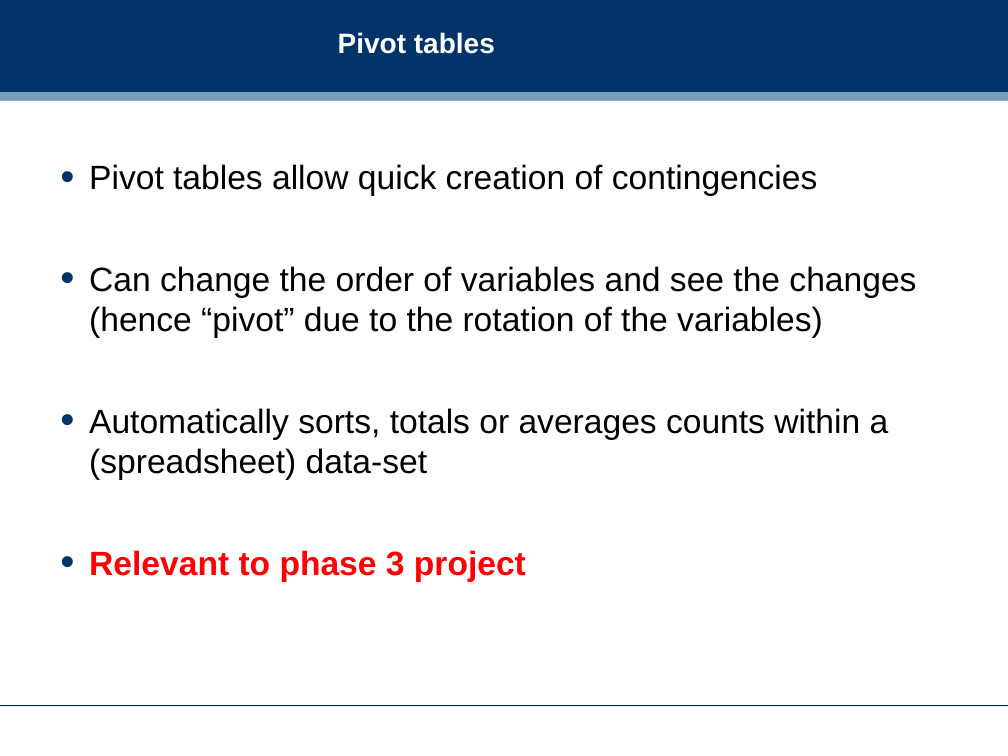
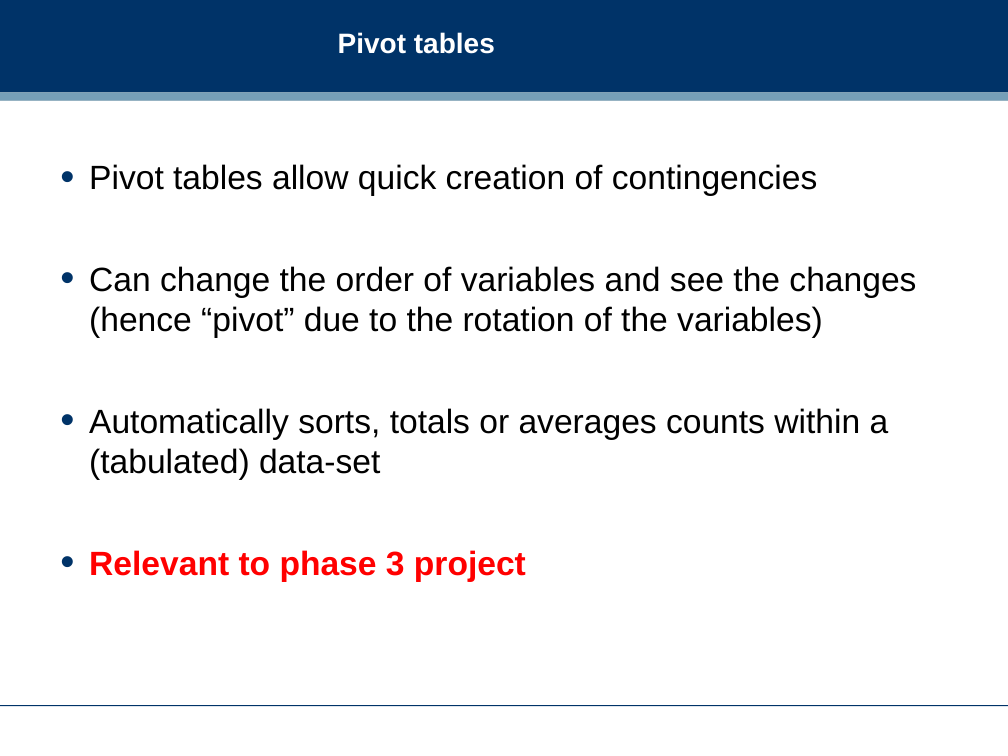
Before and after one commit to dreamind/ix, a slide deck: slide 19 of lectures/making-sense-data/bivariate-analysis.ppt. Drawn at 1008x756 pixels with LibreOffice and Linux fonts; fonts in the diff are those of the drawing; background and template pictures are left out. Boxes give left, top, right and bottom in pixels: in the first picture for what was removed or moved away, otherwise in the second. Text is boxed around its words. In the diff, an @@ line names an element or a change of style, - is before the commit and + after.

```diff
--- a/lectures/making-sense-data/bivariate-analysis.ppt
+++ b/lectures/making-sense-data/bivariate-analysis.ppt
@@ text at (89,408,889,480): text changed @@
-• Automatically sorts, totals or averages counts within a (spreadsheet) data-set
+• Automatically sorts, totals or averages counts within a (tabulated) data-set
```
Also in this commit, not shown: 1 other slide changed, 2 slides added, 2 slides removed.
